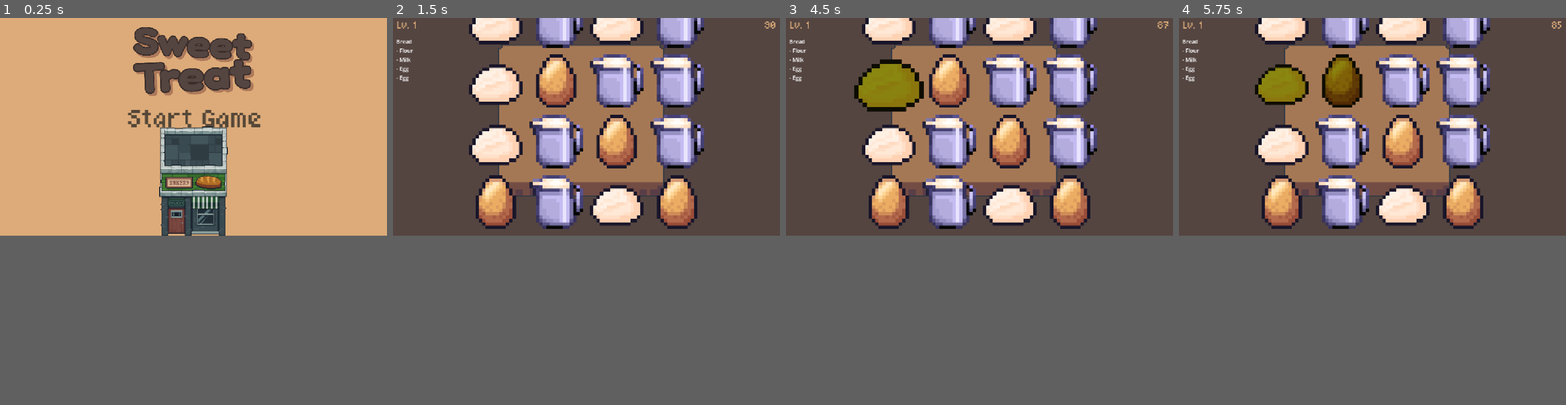
Above: before the commit, frames 1-4 (left to right).
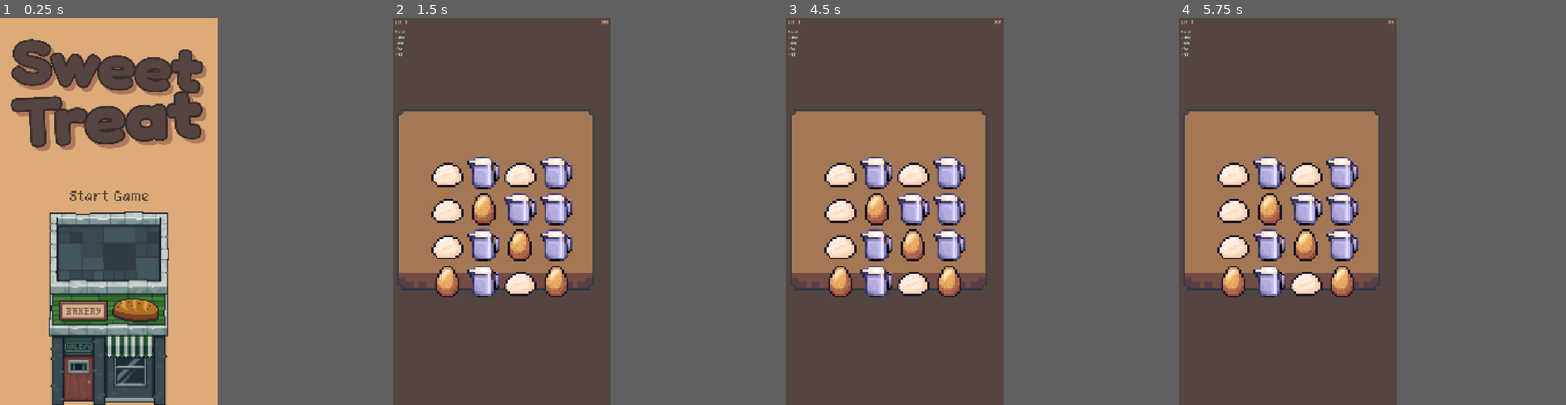
Above: after the commit, the same moments.

Repository: Krisha052/sweet-treat
Game: Godot game, scene res://scenes/main.tscn
Two runs of this game, one before a commit and one after it. Both use one fixed random seed, a clock stepped at 60 frames per second and the inputs below.
Inputs (mouse positions are in pixels of both pictures, inside the frame that each line leads up to):
- Up to frame 1 (0.25 s): no input
- Up to frame 2 (1.5 s): click (586, 118) at 0.5 s; tap Enter at 1.25 s; move the mouse to (497, 21) at 1.27 s; click (497, 21) at 1.42 s
- Up to frame 3 (4.5 s): tap Space at 2, 3.5 s; move the mouse to (948, 21) at 2.02 s; click (948, 21) at 2.17 s; tap Enter at 2.75, 4.25 s; move the mouse to (1010, 21) at 2.77 s; click (1010, 21) at 2.92 s; move the mouse to (1068, 21) at 3.52 s; click (1068, 21) at 3.67 s; move the mouse to (890, 79) at 4.27 s; click (890, 79) at 4.42 s
- Up to frame 4 (5.75 s): tap Space at 5 s; move the mouse to (1341, 79) at 5.02 s; click (1341, 79) at 5.17 s
The window is 800x450 before the commit and 450x800 after it. Grey fills any space a smaller window leaves; there, only what the larger window draws over its background counts as a difference.

The runs differ from the first frame. In frame 1, 31% of the frame differs, in the area x 2-68%, y 2-100%; in frame 2, 41%; in frame 3, 41%, in the area x 0-99%, y 0-73%; in frame 4, 41%.

Commit message:
Set base resolution to 1080x1920 (portrait mobile target)
Adds display/window/size/viewport_width=1080 and viewport_height=1920 to
project.godot. stretch_mode=canvas_items and stretch_aspect=expand are
unchanged. All screens visually verified at this resolution — ingredient
grid, chopping board, HUD labels, and all four win/fail flow screens
confirmed correct. Landscape clipping artifacts (grid top-clip, board
bottom edge) remain as known deferred items for the desktop phase.

Co-Authored-By: Claude Sonnet 4.6 <noreply@anthropic.com>

Diff:
--- a/project.godot
+++ b/project.godot
@@ -24,6 +24,8 @@
 
 [display]
 
+window/size/viewport_width=1080
+window/size/viewport_height=1920
 window/stretch/mode="canvas_items"
 window/stretch/aspect="expand"
 
